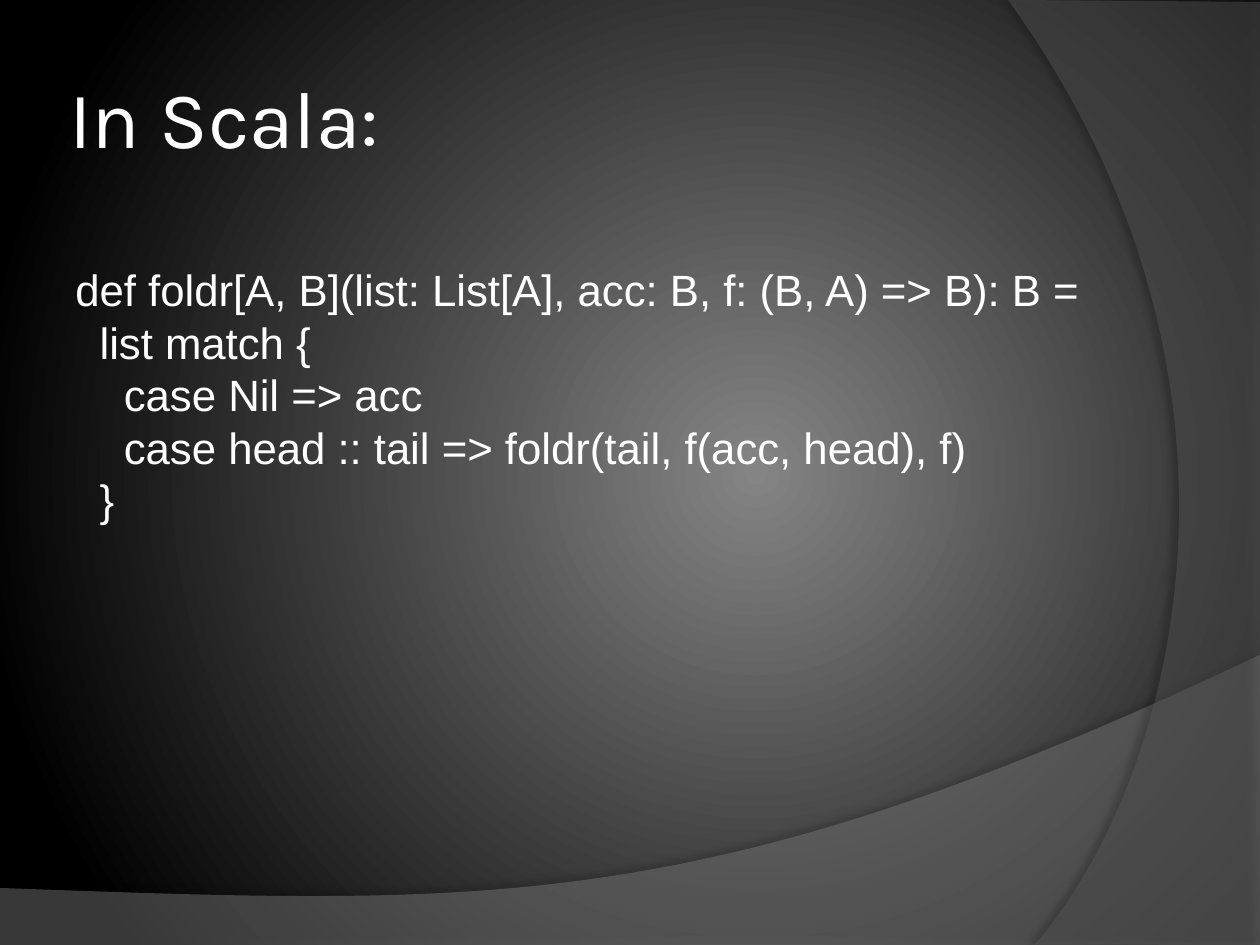
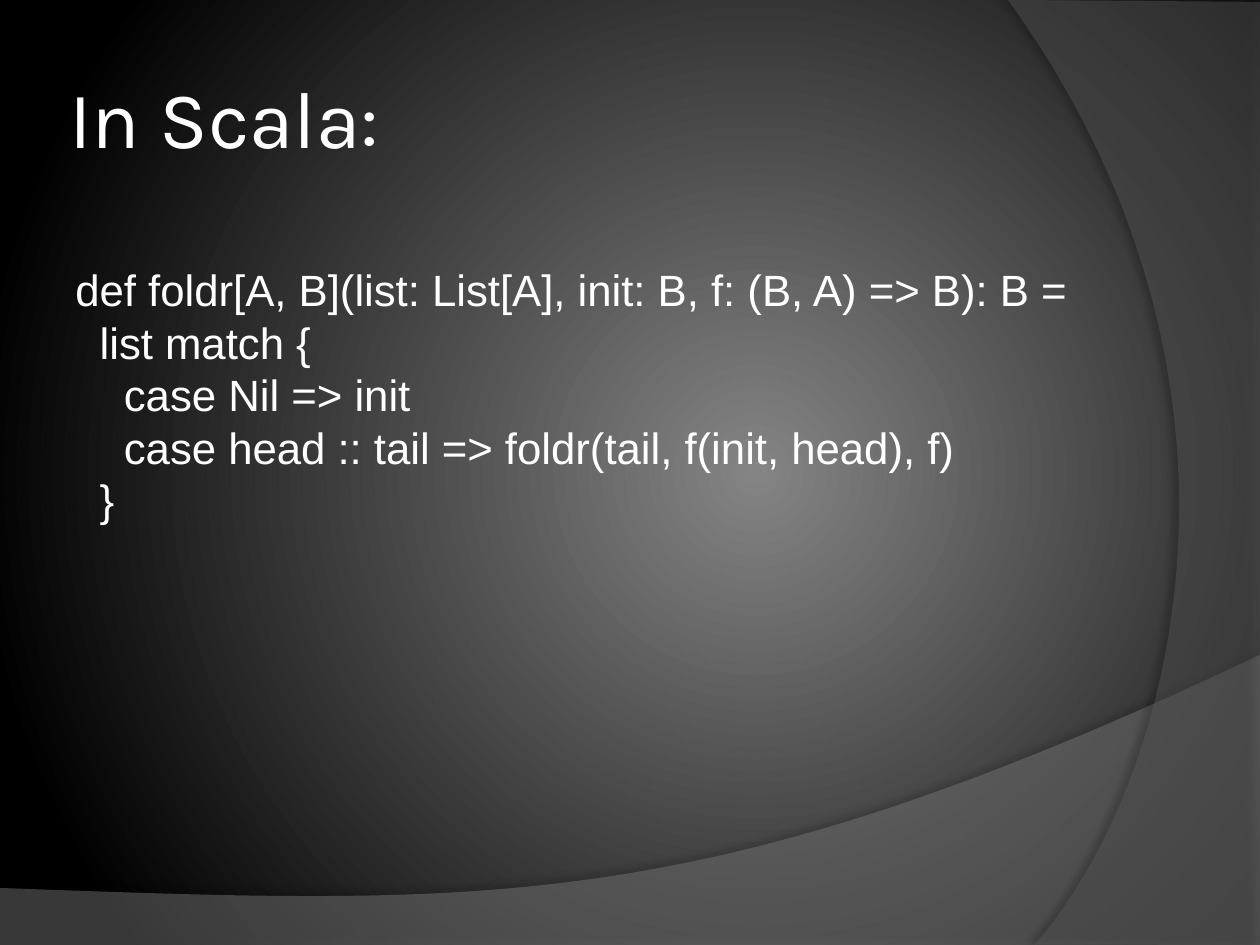
Before and after one commit to chrislewis/JaxFunc_0_ImperativelyFunctional, a slide deck: slide 23 of JaxFunc.pptx (slide 19 before the commit). Drawn at 1260x945 pixels with LibreOffice and Linux fonts; fonts in the diff are those of the drawing. Boxes give left, top, right and bottom in pixels: in the first picture for what was removed or moved away, otherwise in the second. Text is boxed around its words. In the diff, an @@ line names an element or a change of style, - is before the commit and + after.

```diff
--- a/JaxFunc.pptx
+++ b/JaxFunc.pptx
@@ text at (75,274,1029,315): text changed @@
-def foldr[A, B](list: List[A], acc: B, f: (B, A) => B): B =
+def foldr[A, B](list: List[A], init: B, f: (B, A) => B): B =
@@ text at (124,379,954,472): text changed @@
-case Nil => acc
-case head :: tail => foldr(tail, f(acc, head), f)
+case Nil => init
+case head :: tail => foldr(tail, f(init, head), f)
```
Also in this commit, not shown: 5 other slides changed, 9 slides added, 1 other file.
